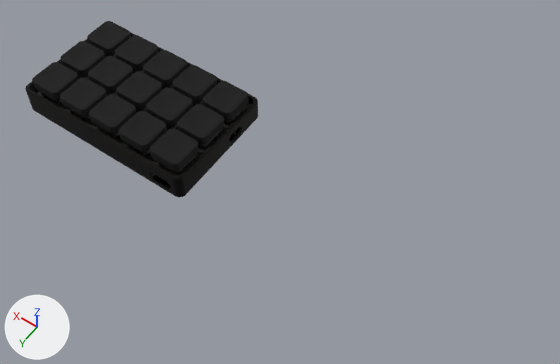
The Blender file case/case.blend: old version first, new version second.
Before and after are seen from a 50 mm lens placed at (-163.0, 149.0, 278.0), pointed at (-34.0, -32.0, -6.0). Lighting does not change. The marker at lower left points along +X, +Y and +Z.

The first picture shows 'Cube', 'briquet-rounded', 'case', 'kailh lp choc burnt orange'.
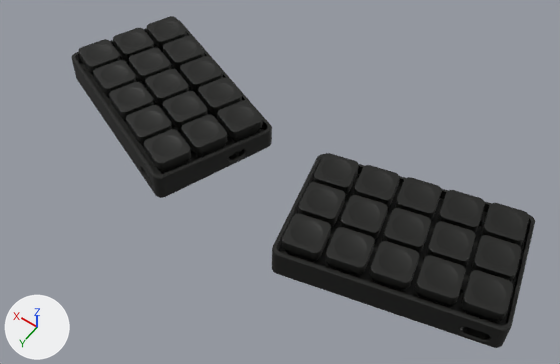
What the commit changed:
Mesh me_cube_016 is new.
It has 659 vertices, 615 faces and spans x -8.5..8.5, y -8.5..8.5, z -3.7..1.0.
It uses material mat_material_004 (black #10110d).
Mesh me_kailh_lp_choc_burnt_orange_003 is new.
It has 1424 vertices, 2844 faces and spans x -7.5..7.5, y -7.5..7.5, z -2.7..8.4.
It uses material mat_material_004 (black #10110d).
Mesh me_cube_014 is new.
It has 1271 vertices, 1146 faces and spans x -50.0..50.0, y -31.0..31.0, z 1.5..16.8.
Faces by material slot: [546, 600].
It uses material mat_material_004 (black #10110d).
It uses material mat_material_004 (black #10110d).
Object 'case' (ob_case) moves from (48.1, -29.1, -11.2) to (39.6, -38.4, -12.3).
Object 'case' (ob_case) turns from (0, 0, 0) to (2.7, 2, -22) degrees about x, y and z.
Object 'briquet-rounded' (ob_briquet_rounded) moves from (48.1, -29.1, -0.8) to (39.7, -39.0, -1.9).
Object 'briquet-rounded' (ob_briquet_rounded) turns from (0, 0, 0) to (2.7, 2, -22) degrees about x, y and z.
Object 'kailh lp choc burnt orange' (ob_kailh_lp_choc_burnt_orange) moves from (10.0, -10.0, 0.8) to (11.7, -7.0, 1.9).
Object 'kailh lp choc burnt orange' (ob_kailh_lp_choc_burnt_orange) turns from (0, 0, 0) to (2.7, 2, -22) degrees about x, y and z.
Object 'Cube' (ob_cube) now shows me_cube_016 instead of me_cube_008.
Object 'Cube' (ob_cube) moves from (10.0, -10.0, 9.4) to (11.9, -7.5, 10.5).
Object 'Cube' (ob_cube) turns from (0, 0, 0) to (2.7, 2, -22) degrees about x, y and z.
Object 'kailh lp choc burnt orange.001' (ob_kailh_lp_choc_burnt_orange_001) is new; it shows me_kailh_lp_choc_burnt_orange_003.
Its location is (-140.2, -23.4, 1.3).
Its rotation in degrees is (3.3, 0, 14).
It gains a ARRAY modifier named 'Array'.
Modifier setting: count = 5.
Modifier setting: use_constant_offset = True.
Modifier setting: constant_offset_displace = (19.05, 0.0, 0.0).
Modifier setting: use_relative_offset = False.
It gains a ARRAY modifier named 'Array.001'.
Modifier setting: count = 3.
Modifier setting: use_constant_offset = True.
Modifier setting: constant_offset_displace = (0.0, -19.05, 0.0).
Modifier setting: use_relative_offset = False.
Object 'Cube.001' (ob_cube_001) is new; it shows a copy of me_cube_016.
Its location is (-140.0, -23.9, 9.9).
Its rotation in degrees is (3.3, 0, 14).
It gains a ARRAY modifier named 'Array'.
Modifier setting: count = 5.
Modifier setting: use_constant_offset = True.
Modifier setting: constant_offset_displace = (19.05, 0.0, 0.0).
Modifier setting: use_relative_offset = False.
It gains a ARRAY modifier named 'Array.001'.
Modifier setting: count = 3.
Modifier setting: use_constant_offset = True.
Modifier setting: constant_offset_displace = (0.0, -19.05, 0.0).
Modifier setting: use_relative_offset = False.
Object 'case.001' (ob_case_001) is new; it shows me_cube_014.
Its location is (-98.8, -32.0, -11.7).
Its rotation in degrees is (3.3, 0, 14).
Object 'briquet-rounded.001' (ob_briquet_rounded_001) is new; it shows a copy of the mesh of ob_briquet_rounded.
Its location is (-98.6, -32.6, -1.3).
Its rotation in degrees is (3.3, 0, 14).

What differs and where, as boxes [x1, y1, x2, y2] in the pictures (560 x 364 px):
'Cube.001', added (black)
    after: [282, 153, 529, 320]
'Cube', reshaped, moved, turned
    before: [32, 21, 249, 171]
    after: [78, 16, 263, 170]
'case', moved, turned
    before: [25, 32, 258, 197]
    after: [72, 19, 272, 198]
'case.001', added (black)
    after: [272, 154, 535, 348]
    faces in mat_material_004 (black #10110d): [272, 154, 535, 348]
'briquet-rounded.001', added (black)
    after: [278, 173, 528, 326]
'briquet-rounded', moved, turned
    before: [34, 56, 251, 175]
    after: [79, 43, 264, 174]
'kailh lp choc burnt orange', moved, turned
    before: [39, 54, 247, 174]
    after: [91, 40, 261, 174]
'kailh lp choc burnt orange.001', added (black)
    after: [284, 194, 500, 322]
